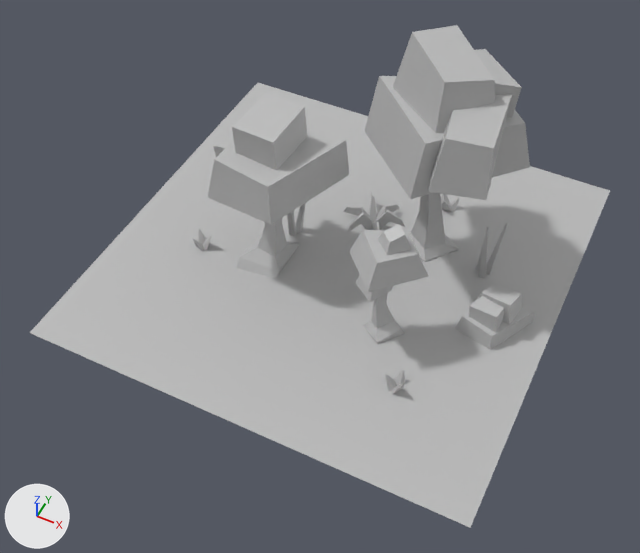
Renders of the FBX model Fire/Assets/SimpleApocalypse/_Models/Environment/SA_Env_ForestTile_02.fbx from each side of a commit.
Before and after are seen from a 50 mm lens placed at (0.163, -0.116, 0.225), pointed at (0.08, 0.05, 0.017). Arrows for +X, +Y and +Z are at lower left; the lights stay in place. Where no turn or scale is listed for an object, it has been applied to the vertices.

The first picture shows 'SA_Env_ForestTile_02'.
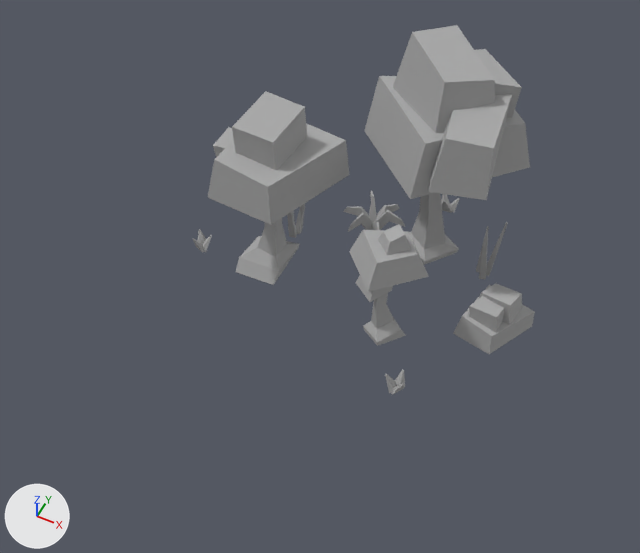
The newer file is also rescaled (x0.1) as a whole; pictures and numbers use the older file's frame.

Edits to the bpy script that builds the scene:
```text
Change me_mesh:
    where me_mesh.from_pydata(...)  # 424 vertices, 337 faces; spans x 0.0..0.15, y 0.0..0.15, z -0.0032..0.0816
    used by ob_sa_env_foresttile_02; location = (0.0, 0.0, 0.0)
    me_mesh part 1: the loose piece of 4 vertices spanning x 0.0..0.15, y 0.0..0.15, z 0.0 is deleted
```

Location of each change, [x1, y1, x2, y2] in pixels of the pictures (640 x 553 px):
'SA_Env_ForestTile_02', reshaped (41% narrower, 26% shorter)
    before: [30, 25, 610, 528]
    after: [193, 25, 535, 395]
part 1 of me_mesh, deleted
    before: [30, 83, 610, 528]
